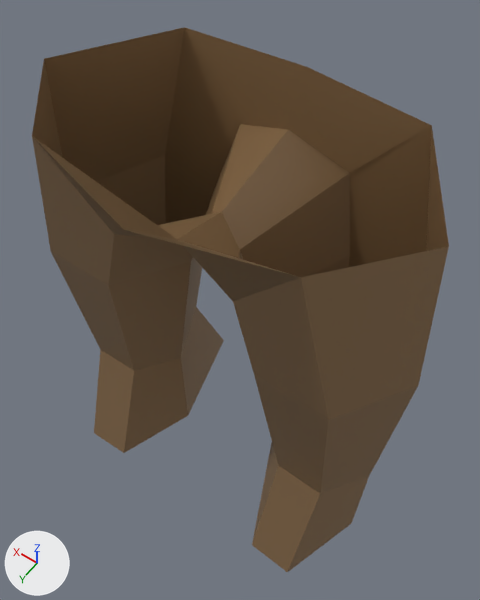
The FBX model Assets/3DModels/Creatures/Human_Male_Trousers.fbx, before and after one commit.
Camera for both pictures: a 50 mm camera at (-0.287, 0.372, 1.026) aimed at (0.007, -0.04, 0.379). Arrows for +X, +Y and +Z are at lower left; the lights stay in place. The picture after the commit comes second. Where no turn or scale is listed for an object, it has been applied to the vertices.

Script lines for the objects in view, before the commit:
```python
me_plane_005 = bpy.data.meshes.new('Plane.005')
me_plane_005.from_pydata(...)  # 53 vertices, 44 faces; spans x -0.234..0.234, y -0.15..0.127, z 0.063..0.653
me_plane_005.materials.append(mat_material)  # picture img_palettetexture_png
ob_human_male_trousers = bpy.data.objects.new('Human_Male_Trousers', me_plane_005)
ob_human_male_trousers.location = (0.0, 0.0, 0.0)
```
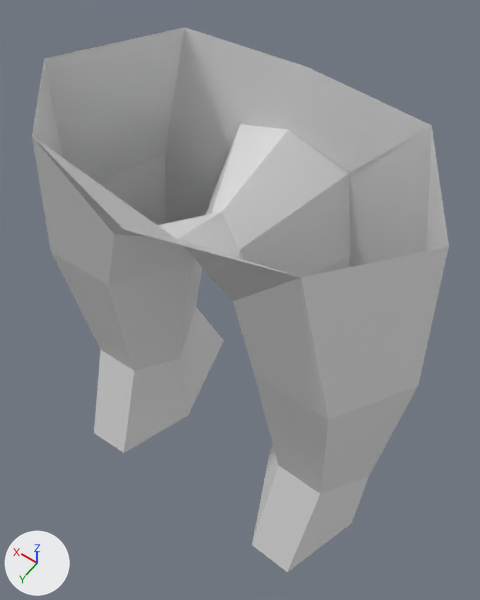
Where the newer file only moved an object's origin or applied its transform, the numbers keep the older frame.

Pixel boxes [x1, y1, x2, y2] of what changed, in the pictures (480 x 600 px):
'Human_Male_Trousers', recoloured (brown to white)
    both: [32, 27, 449, 572]

The change in detail:
Material 'Palette' (mat_palette) is new.
Its base color is (0.8, 0.8, 0.8) (white #e7e7e7).
me_plane_005 has 53 vertices, 44 faces and spans x -0.234..0.234, y -0.15..0.127, z 0.063..0.653.
me_plane_005 no longer uses material mat_material (picture img_palettetexture_png).
me_plane_005 gains material mat_palette (white #e7e7e7).
